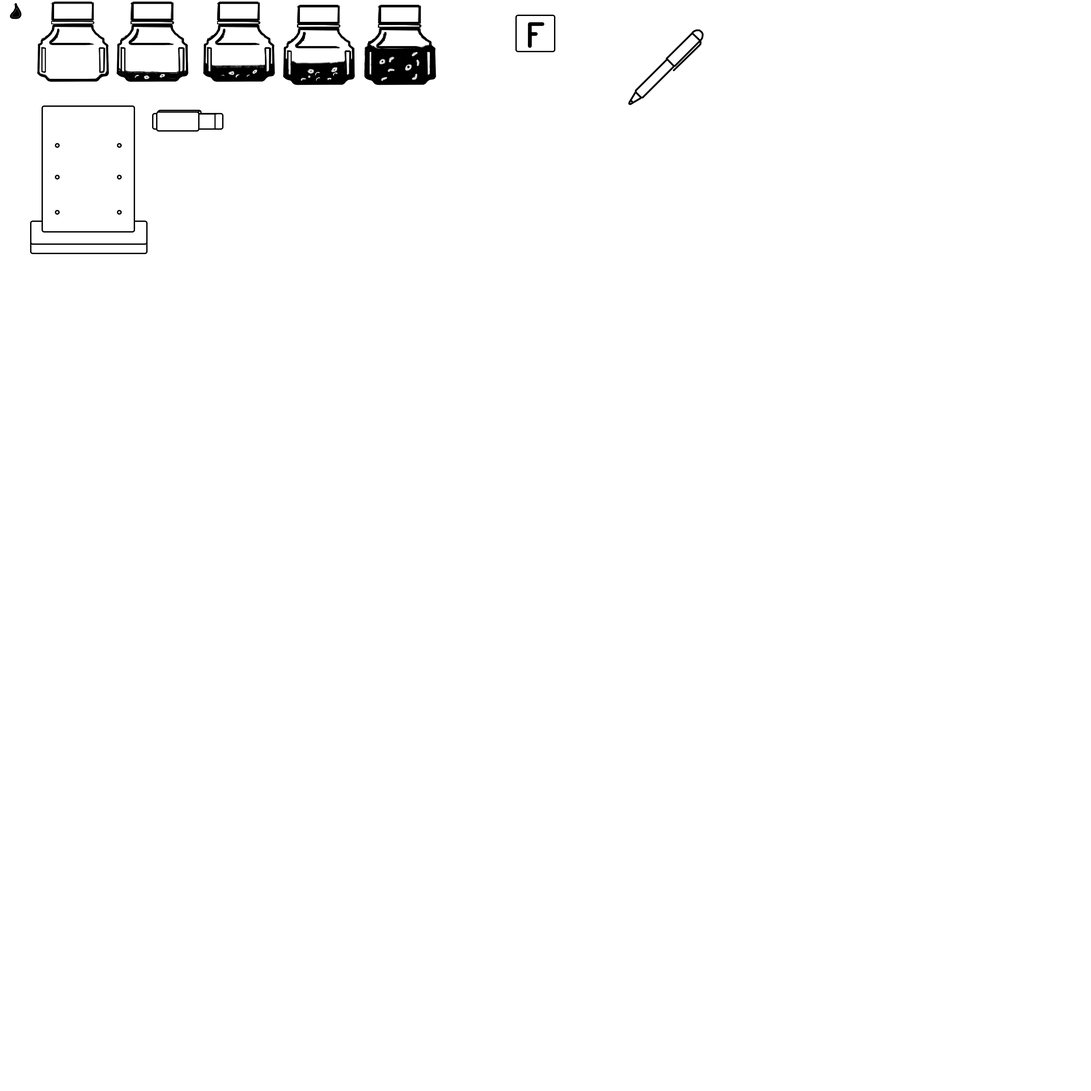
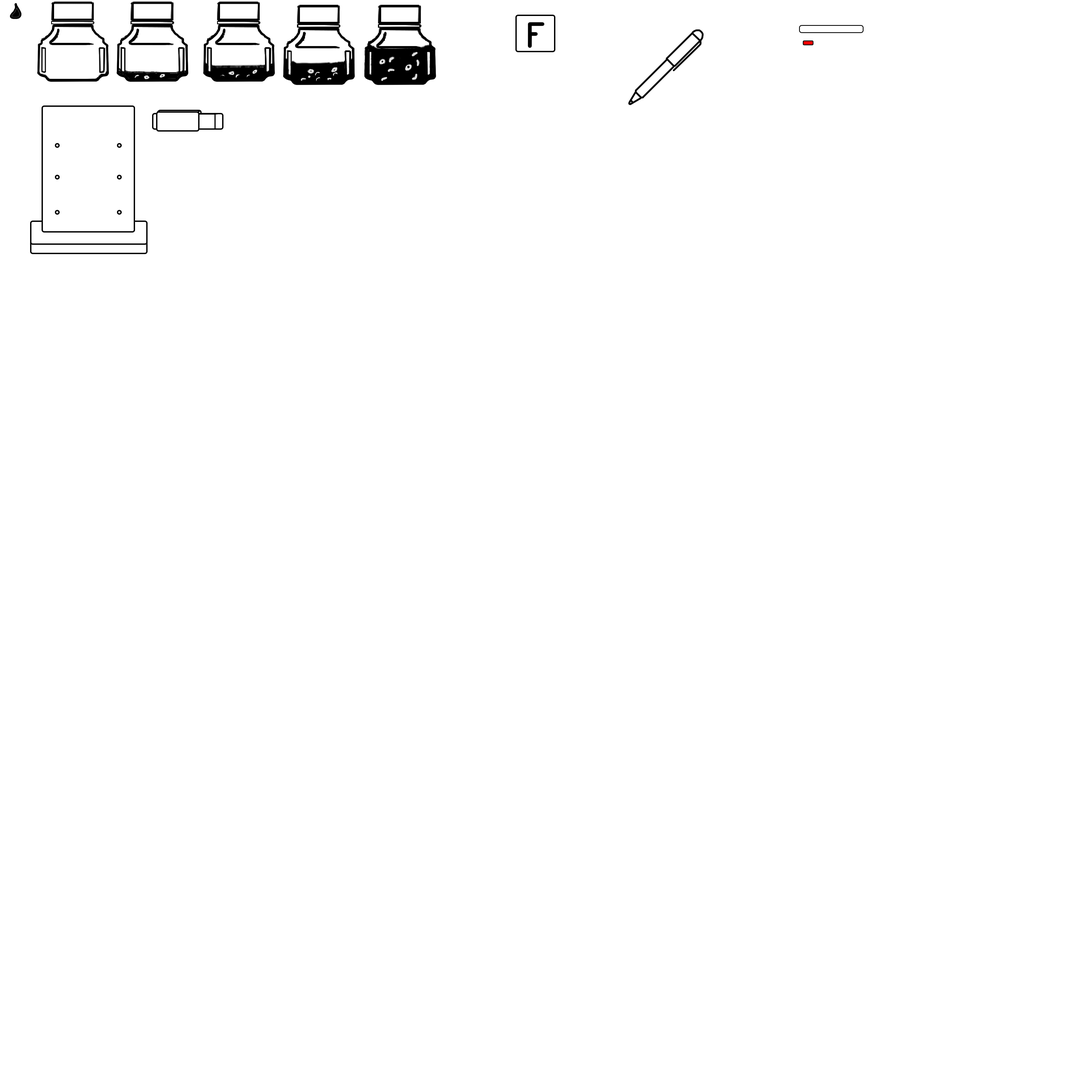
Layers edited between the first and the second 1091px x 1091px image:
added layer "Прямоугольник 3" (1st of 3) above "Прямоугольник 2" over (803, 40, 814, 46)
added layer "Прямоугольник 2" (1st of 2) above "Слой 26" over (799, 25, 864, 34)
